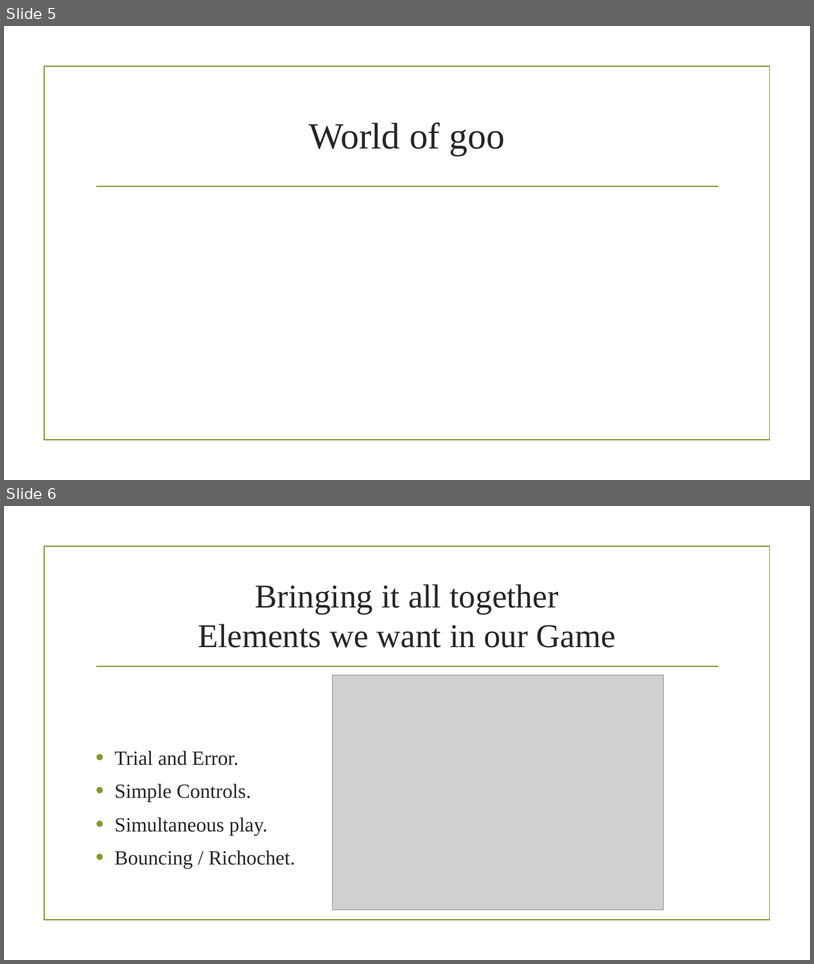
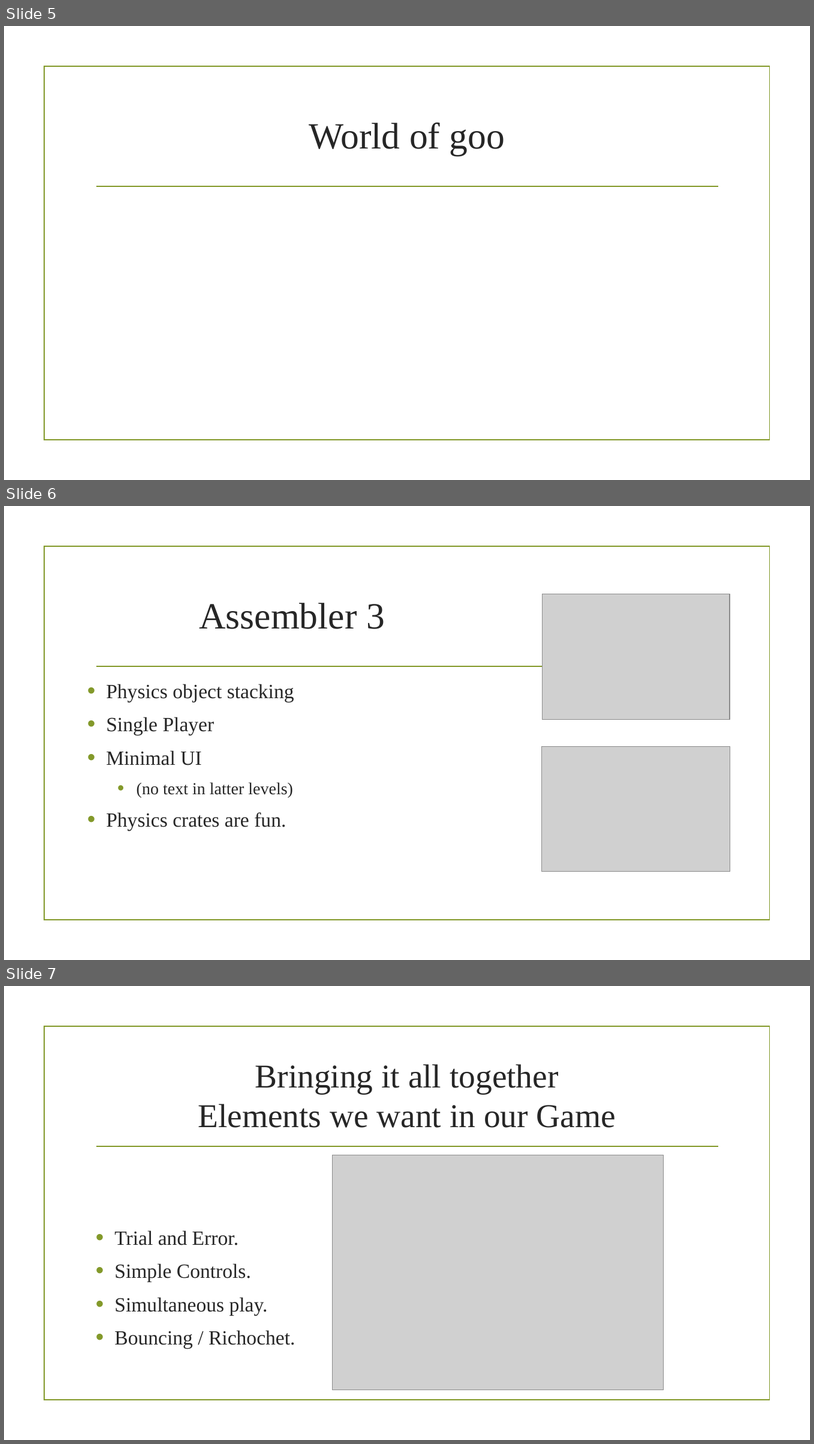
Before and after one commit to UoSGamesGroups/second-semester-dm-group-1, a slide deck: docs/presentation/Adversarial Physics.pptx. Shown one above the other, each under a label of ours: slides 5 and 6 before the commit, slides 5, 6 and 7 after it. The pictures are 814x964 and 814x1444 pixels, drawn with LibreOffice and Linux fonts; fonts in the diff are those of the drawing; grey boxes stand for pictures; background and template pictures are left out. Boxes give left, top, right and bottom in pixels: in the first picture for what was removed or moved away, otherwise in the second. Text is boxed around its words. In the diff, an @@ line names an element or a change of style, - is before the commit and + after.

Commit message:
Slide for Assembler 3 and Prototype 1

```diff
--- a/docs/presentation/Adversarial Physics.pptx
+++ b/docs/presentation/Adversarial Physics.pptx
@@ slide 6 added at bbox=[4, 506, 810, 960], background picture (left out); not listed: 2 template elements that a slide beside it also shows @@
@@ picture added at bbox=[542, 594, 731, 719] @@
@@ title added at bbox=[199, 603, 385, 629], 44 pt, text #262626 @@
+Assembler 3
@@ text added at bbox=[106, 684, 294, 831], 24 pt, text #262626 @@
+• Physics object stacking
+• Single Player
+• Minimal UI
+  • (no text in latter levels)
+• Physics crates are fun.
@@ picture added at bbox=[542, 746, 731, 871] @@
@@ what was slide 6 is now slide 7 @@
```
Also in this commit, not shown: 3 slides changed, 1 other slide added, 1 slide removed.
